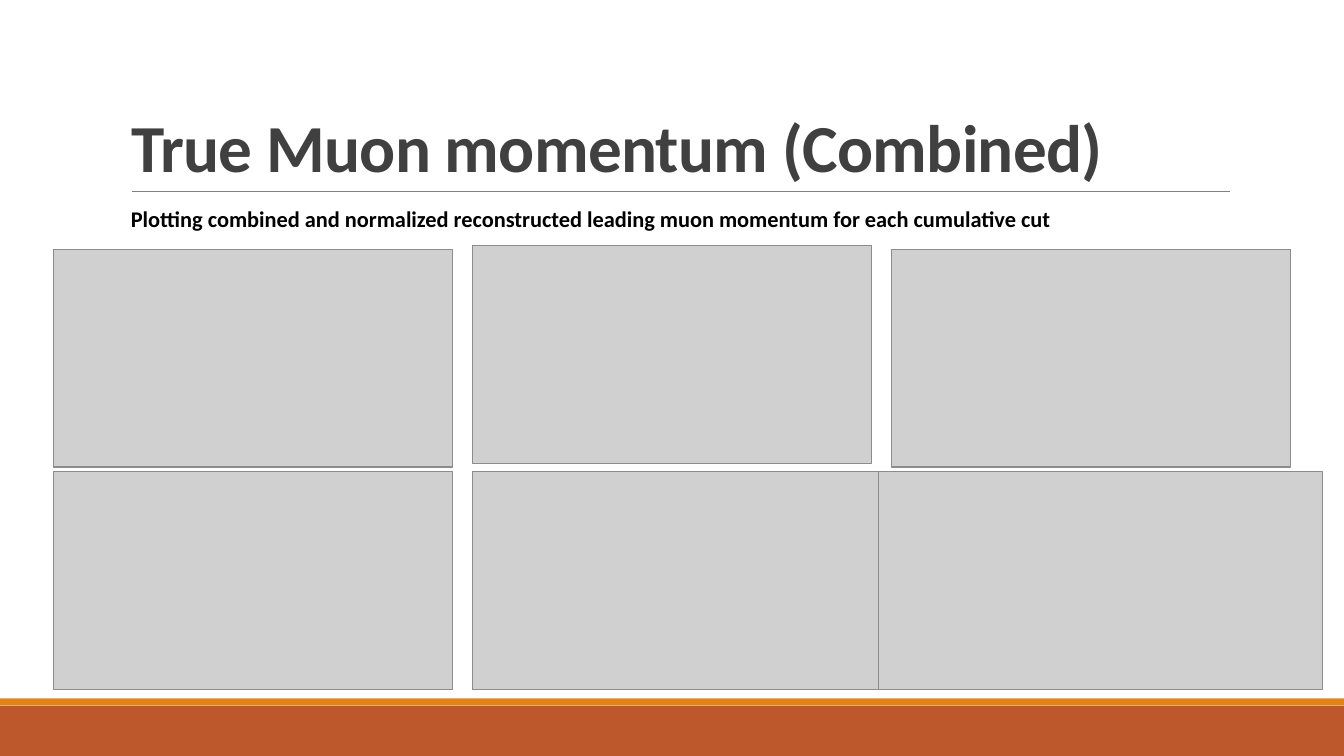
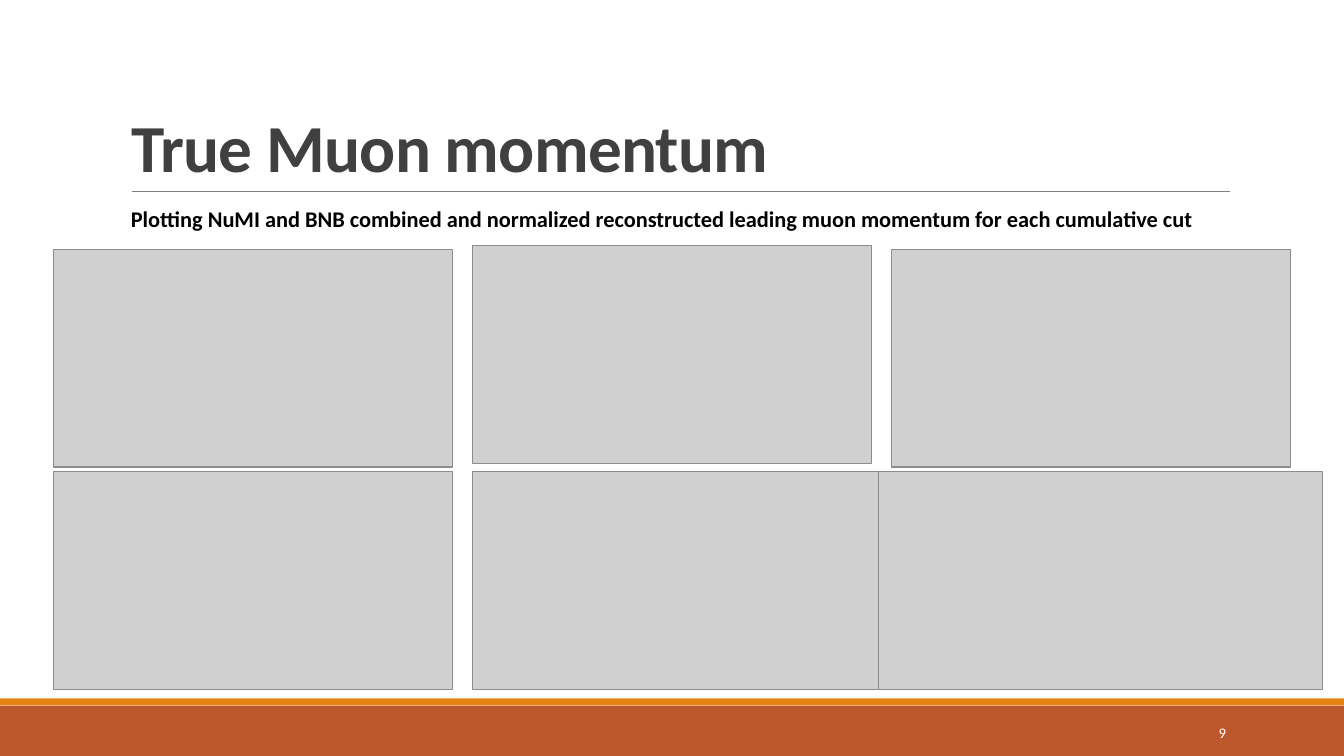
Before and after one commit to jordongalaxy-max/FYP_PYTHON_REAL, a slide deck: slide 9 of Update_Slides/FYP_Weekly_Update_Slides_Muon_Analysis.pptx (slide 11 before the commit). Drawn at 1344x756 pixels with LibreOffice and Linux fonts; fonts in the diff are those of the drawing; grey boxes stand for pictures. Boxes give left, top, right and bottom in pixels: in the first picture for what was removed or moved away, otherwise in the second. Text is boxed around its words. In the diff, an @@ line names an element or a change of style, - is before the commit and + after.

```diff
--- a/Update_Slides/FYP_Weekly_Update_Slides_Muon_Analysis.pptx
+++ b/Update_Slides/FYP_Weekly_Update_Slides_Muon_Analysis.pptx
@@ title at (131, 128, 769, 173): text changed @@
-True Muon momentum (Combined)
+True Muon momentum
@@ text at (131, 211, 1192, 231): text changed @@
-Plotting combined and normalized reconstructed leading muon momentum for each cumulative cut
+Plotting NuMI and BNB combined and normalized reconstructed leading muon momentum for each cumulative cut
@@ page number added at (1219, 728, 1226, 738), 10.5 pt, text #FFFFFF @@
+9
```
Also in this commit, not shown: 1 other slide changed, 7 slides added, 6 slides removed, 4 other files.
